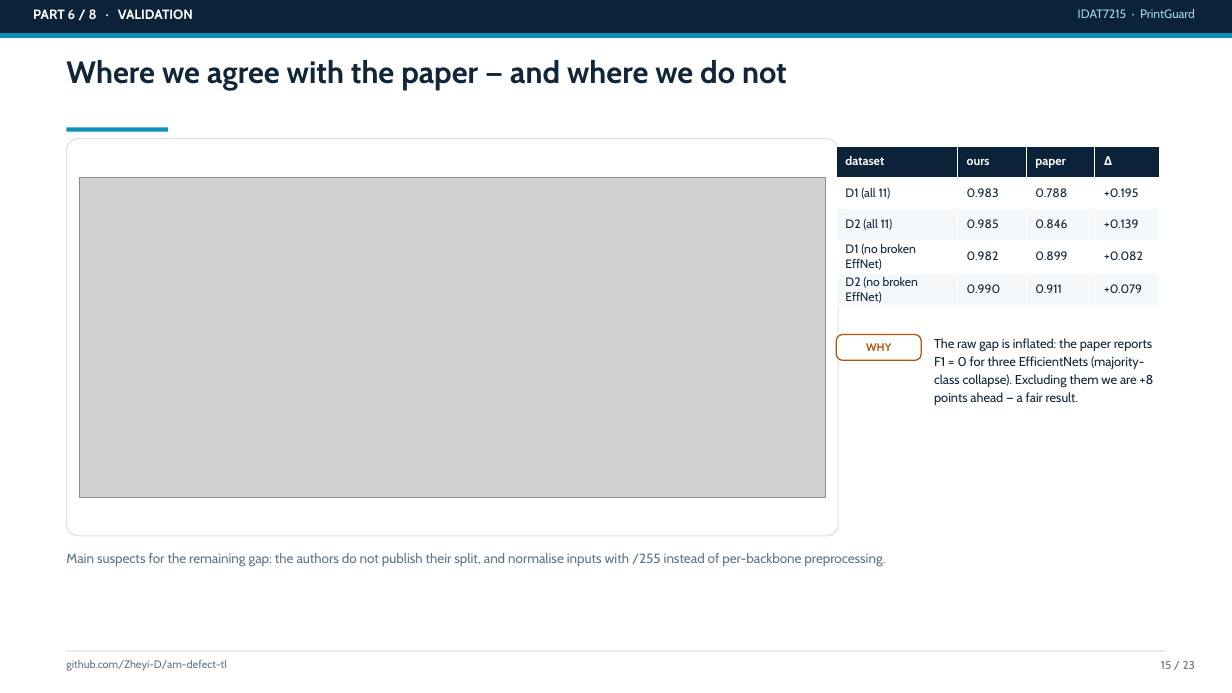
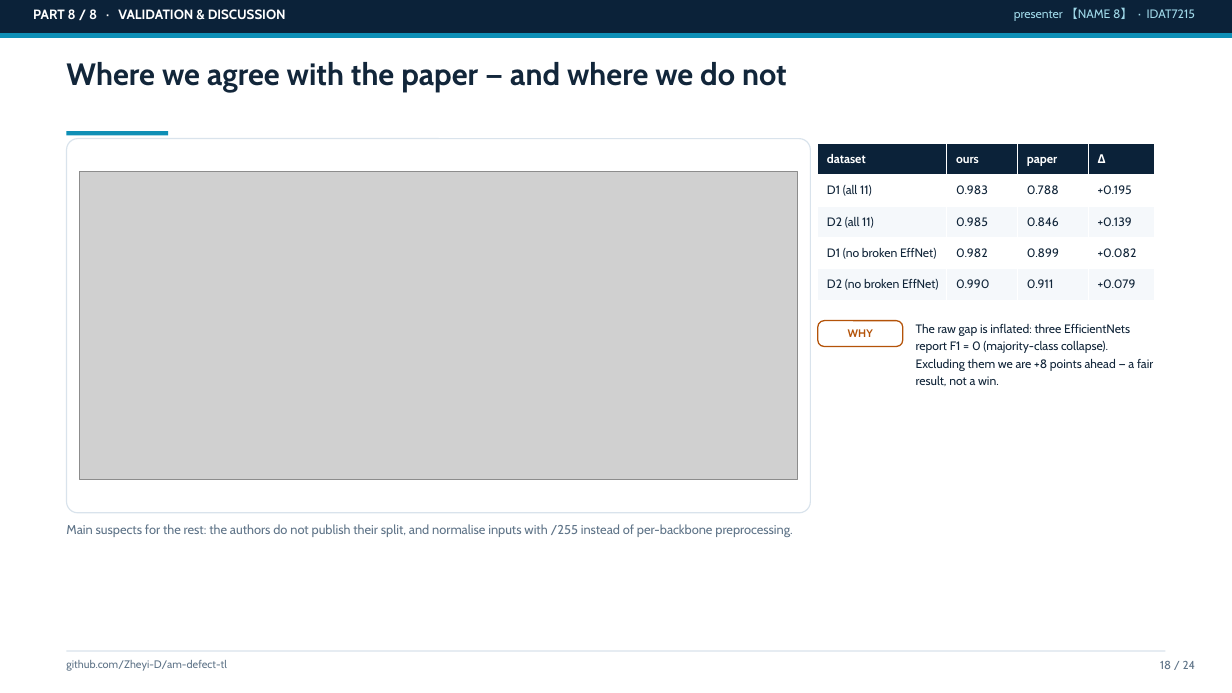
Before and after one commit to Zheyi-D/am-defect-tl, a slide deck: slide 18 of reports/slides_draft.pptx (slide 15 before the commit). Drawn at 1232x693 pixels with LibreOffice and Linux fonts; fonts in the diff are those of the drawing; grey boxes stand for pictures. Boxes give left, top, right and bottom in pixels: in the first picture for what was removed or moved away, otherwise in the second. Text is boxed around its words. In the diff, an @@ line names an element or a change of style, - is before the commit and + after.

```diff
--- a/reports/slides_draft.pptx
+++ b/reports/slides_draft.pptx
@@ text at (x1=33, y1=9, x2=286, y2=19): text changed @@
-PART 6 / 8 · VALIDATION
+PART 8 / 8 · VALIDATION & DISCUSSION
@@ text added at (x1=1014, y1=7, x2=1195, y2=21), 9.5 pt, text #9FD8E8 @@
+presenter 【NAME 8】 · IDAT7215
@@ text removed at (x1=1078, y1=9, x2=1195, y2=18) @@
-IDAT7215 · PrintGuard
@@ rectangle moved from (x1=67, y1=128, x2=168, y2=131) to (x1=67, y1=131, x2=168, y2=135) @@
@@ rounded rectangle resized from (x1=67, y1=139, x2=838, y2=536) to (x1=67, y1=139, x2=811, y2=513) @@
@@ table resized from (x1=836, y1=146, x2=1159, y2=307) to (x1=818, y1=143, x2=1156, y2=300) @@
@@ picture resized from (x1=79, y1=177, x2=825, y2=497) to (x1=79, y1=172, x2=798, y2=480) @@
@@ text "WHY" moved from (x1=866, y1=343, x2=891, y2=351) to (x1=848, y1=329, x2=873, y2=337) @@
@@ rounded rectangle moved from (x1=836, y1=335, x2=921, y2=360) to (x1=818, y1=321, x2=903, y2=347) @@
@@ text at (x1=916, y1=324, x2=1153, y2=386): text changed; size 10 to 9.5 pt @@
-The raw gap is inflated: the paper reports F1 = 0 for three EfficientNets (majority-class collapse). Excluding them we are +8 points ahead — a fair result.
+The raw gap is inflated: three EfficientNets report F1 = 0 (majority-class collapse). Excluding them we are +8 points ahead — a fair result, not a win.
@@ text at (x1=66, y1=524, x2=792, y2=537): text changed; size 10.5 to 10 pt @@
-Main suspects for the remaining gap: the authors do not publish their split, and normalise inputs with /255 instead of per-backbone preprocessing.
+Main suspects for the rest: the authors do not publish their split, and normalise inputs with /255 instead of per-backbone preprocessing.
@@ text at (x1=1160, y1=661, x2=1196, y2=669): text changed @@
-15 / 23
+18 / 24
```
Also in this commit, not shown: 18 other slides changed, 5 slides added, 4 slides removed, 2 other files.
